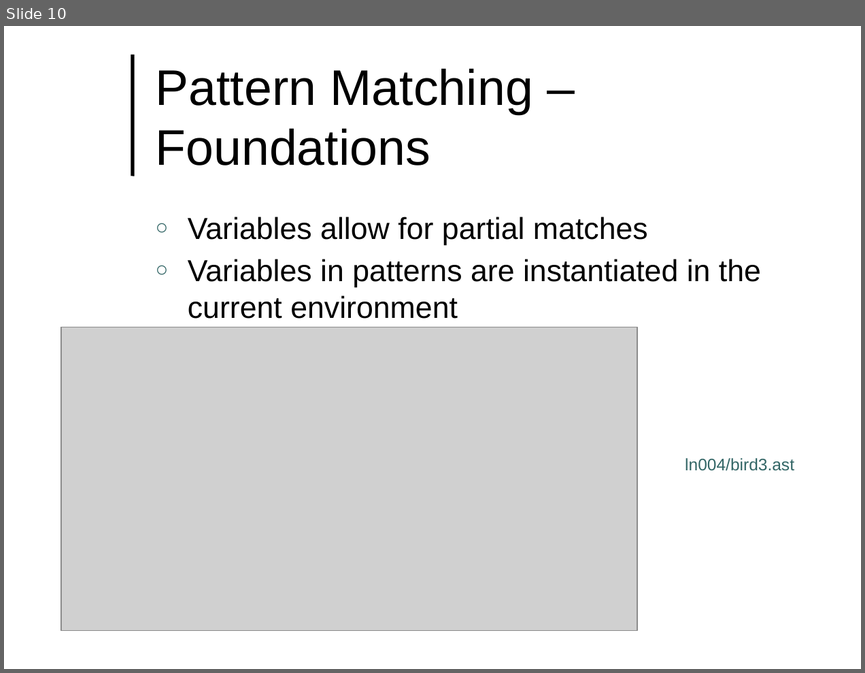
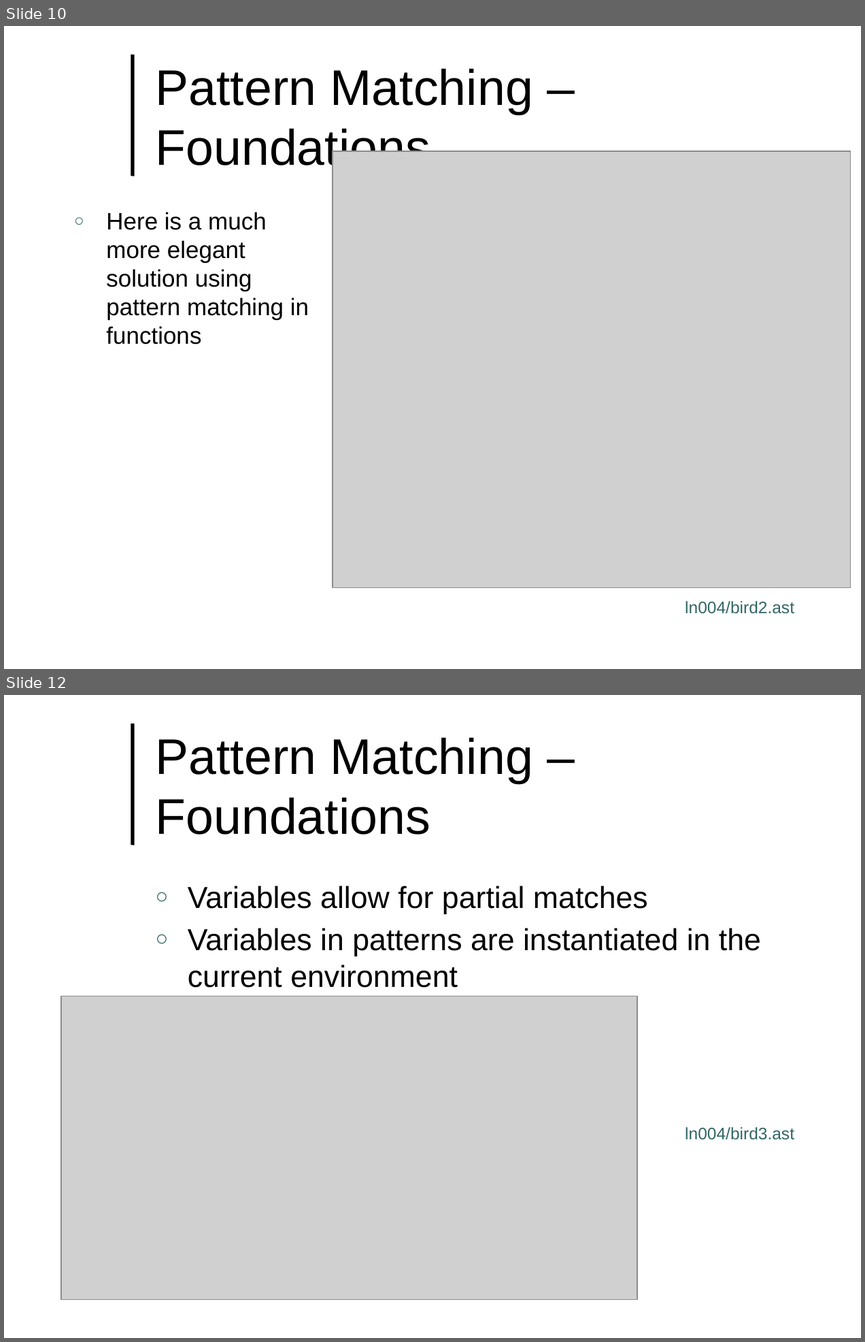
Before and after one commit to lutzhamel/CSC493, a slide deck: notes/csc493-ln004.pptx. Shown one above the other, each under a label of ours: slide 10 before the commit, slides 10 and 12 after it; the slides between them are not shown. The pictures are 865x673 and 865x1342 pixels, drawn with LibreOffice and Linux fonts; fonts in the diff are those of the drawing; grey boxes stand for pictures; background and template pictures are left out. Boxes give left, top, right and bottom in pixels: in the first picture for what was removed or moved away, otherwise in the second. Text is boxed around its words. In the diff, an @@ line names an element or a change of style, - is before the commit and + after.

```diff
--- a/notes/csc493-ln004.pptx
+++ b/notes/csc493-ln004.pptx
@@ slide 10 added at (x1=4, y1=26, x2=861, y2=669), background #FFFFFF; not listed: 1 template element that a slide beside it also shows @@
@@ title added at (x1=156, y1=68, x2=533, y2=174), 42 pt, text #000000 @@
+Pattern Matching – Foundations
@@ picture added at (x1=332, y1=151, x2=850, y2=587) @@
@@ text added at (x1=106, y1=212, x2=309, y2=344), 20 pt, text #000000 @@
+○ Here is a much more elegant solution using pattern matching in functions
@@ text added at (x1=685, y1=601, x2=794, y2=614), 14 pt, text #336666 @@
+ln004/bird2.ast
@@ what was slide 10 is now slide 12 @@
```
Also in this commit, not shown: 2 slides changed, 1 other slide added, 5 other files.
